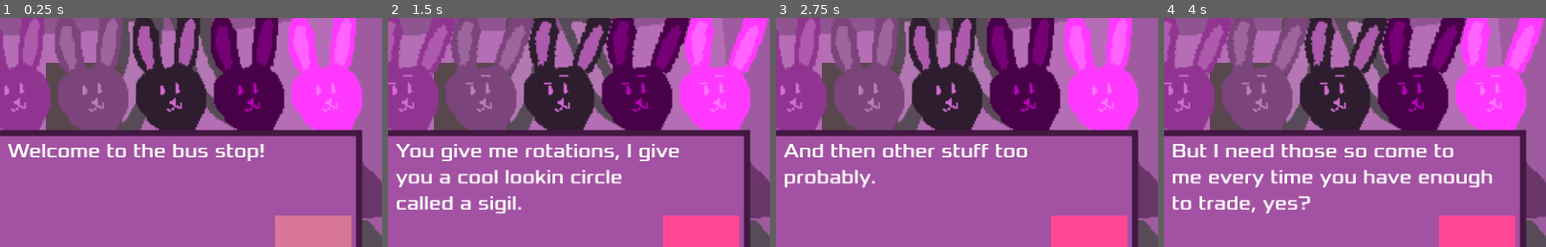
Above: before the commit, frames 1-4 (left to right).
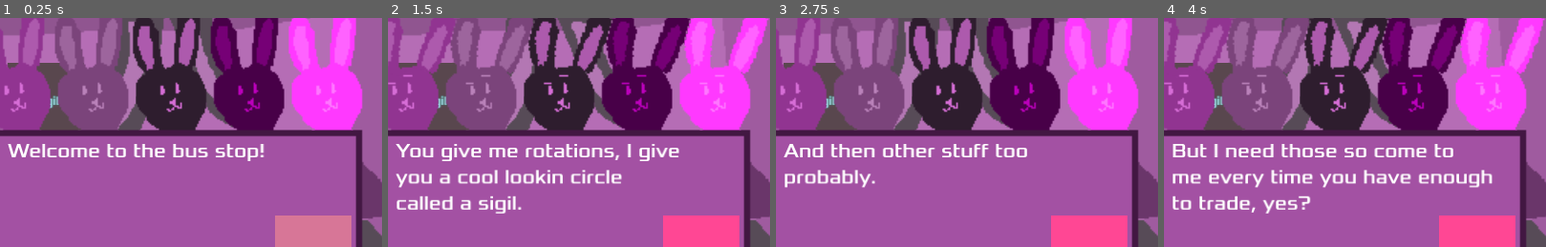
Above: after the commit, the same moments.

Repository: ultwoomy/Temporal-Wheel
Game: Godot game, scene res://Scenes/VoidSpaceStop.tscn
Two runs of this game, one before a commit and one after it. Both use one fixed random seed, a clock stepped at 60 frames per second and the inputs below. This scene is started directly instead of the project's main scene.
Inputs:
- Up to frame 1 (0.25 s): no input
- Up to frame 2 (1.5 s): click "Next" at 0.5 s; click "Next" at 1.25 s
- Up to frame 3 (2.75 s): click "Next" at 2 s
- Up to frame 4 (4 s): tap Enter at 2.75 s; tap Space at 3.5 s
The pictures show only the part of the screen within x 29-79%, y 24-74%; the shares and areas given below are measured in that part.

The runs differ from the first frame. In frame 1, 0.4% of the frame differs, in the area x 2-32%, y 19-50%; in frame 2, 0.4%; in frame 3, 0.4%; in frame 4, 0.4%.

Commit message:
more shiet

Diff:
--- a/Scenes/VoidSpaceStop.tscn
+++ b/Scenes/VoidSpaceStop.tscn
@@ -11,6 +11,7 @@
 [ext_resource type="Texture2D" uid="uid://d2a33mt2yv85v" path="res://Sprites/VoidSpace/sigil_bunny.png" id="10_23qhp"]
 [ext_resource type="Script" path="res://Scripts/VoidSpace/SigilShopManage.gd" id="10_f5fk2"]
 [ext_resource type="Texture2D" uid="uid://dgsorb7o1m42f" path="res://Sprites/WheelSpace/grey_square.png" id="10_v3y1n"]
+[ext_resource type="SpriteFrames" uid="uid://cj1arsu3uvlgg" path="res://Sprites/sigilSprites.tres" id="12_i8vqs"]
 
 [sub_resource type="StyleBoxFlat" id="StyleBoxFlat_sj4wp"]
 bg_color = Color(0.266667, 0.137255, 0.192157, 1)
@@ -133,6 +134,7 @@
 
 [node name="TutorialBox" type="Container" parent="." node_paths=PackedStringArray("text", "button", "tutScreen", "sigilbut", "busstop", "goback", "sigilshop")]
 process_mode = 3
+layout_mode = 0
 offset_right = 40.0
 offset_bottom = 40.0
 script = ExtResource("8_lvpo8")
@@ -175,12 +177,14 @@
 theme_override_styles/pressed = SubResource("StyleBoxFlat_8yfho")
 theme_override_styles/focus = SubResource("StyleBoxFlat_8yfho")
 
-[node name="SigilShop" type="Container" parent="." node_paths=PackedStringArray("text")]
+[node name="SigilShop" type="Container" parent="." node_paths=PackedStringArray("text", "button", "sigilDisplay")]
 layout_mode = 0
 offset_right = 40.0
 offset_bottom = 40.0
 script = ExtResource("10_f5fk2")
 text = NodePath("Sigiltext")
+button = NodePath("BuySigil")
+sigilDisplay = NodePath("SigilDisplay")
 
 [node name="MaskSigil" type="Sprite2D" parent="SigilShop"]
 modulate = Color(0, 0, 0, 0.690196)
@@ -197,3 +201,11 @@
 [node name="Sigiltext" type="Label" parent="SigilShop"]
 layout_mode = 2
 theme_override_font_sizes/font_size = 25
+
+[node name="BuySigil" type="Button" parent="SigilShop"]
+layout_mode = 2
+
+[node name="SigilDisplay" type="AnimatedSprite2D" parent="SigilShop"]
+position = Vector2(231, 438)
+scale = Vector2(0.51, 0.5)
+sprite_frames = ExtResource("12_i8vqs")
--- a/Scripts/GVars.gd
+++ b/Scripts/GVars.gd
@@ -18,6 +18,7 @@
 @export var sigilCostRot : float
 @export var sigilCostSpinScale : float
 @export var sigilCostRotScale : float
+@export var numberOfSigils : float
 @export_group("R1stats")
 @export var ifhell : bool
 @export var ifheaven : bool
@@ -51,6 +52,7 @@
 	loader.sigilCostRot = sigilCostRot
 	loader.sigilCostSpinScale = sigilCostSpinScale
 	loader.sigilCostRotScale = sigilCostRotScale
+	loader.numberOfSigils = numberOfSigils
 	loader.ifhell = ifhell
 	loader.ifheaven = ifheaven
 	loader.iffirstboot = iffirstboot
@@ -77,6 +79,7 @@
 	sigilCostRot = 20
 	sigilCostSpinScale = 1.2
 	sigilCostRotScale = 3
+	numberOfSigils = 0
 
 func resetR1Stats():
 	ifhell = false
@@ -107,6 +110,7 @@
 	sigilCostSpin = loader.sigilCostSpin
 	sigilCostRotScale = loader.sigilCostRotScale
 	sigilCostSpinScale = loader.sigilCostSpinScale
+	numberOfSigils = loader.numberOfSigils
 	ifhell = loader.ifhell
 	ifheaven = loader.ifheaven
 	iffirstboot = loader.iffirstbot
--- a/Scripts/SaveData.gd
+++ b/Scripts/SaveData.gd
@@ -18,6 +18,7 @@
 @export var sigilCostRot : float
 @export var sigilCostSpinScale : float
 @export var sigilCostRotScale : float
+@export var numberOfSigils : float
 @export var ifhell : bool
 @export var ifheaven : bool
 @export var iffirstboot : bool
@@ -49,6 +50,7 @@
 	sigilCostRot = 20
 	sigilCostSpinScale = 1.2
 	sigilCostRotScale = 3
+	numberOfSigils = 0
 	ifhell = false
 	ifheaven = false
 	iffirstboot = true
--- a/Scripts/VoidSpace/BusStopTut.gd
+++ b/Scripts/VoidSpace/BusStopTut.gd
@@ -24,7 +24,7 @@
 	button.expand_icon = true
 	button.pressed.connect(self._button_pressed)
 	sigilbut.size = Vector2(100,100)
-	sigilbut.position = Vector2(350,200)
+	sigilbut.position = Vector2(300,200)
 	sigilbut.text = "Sigil"
 	sigilbut.pressed.connect(self.opensigilshop)
 	goback.pressed.connect(self._go_back)
--- a/Scripts/VoidSpace/SigilShopManage.gd
+++ b/Scripts/VoidSpace/SigilShopManage.gd
@@ -1,7 +1,118 @@
 extends Node
 @export var text : Label
-
+@export var button : Button
+@export var sigilDisplay : AnimatedSprite2D
+var fmat = preload("res://Scripts/FormatNo.gd")
+var failbought
+var stupids
 # Called when the node enters the scene tree for the first time.
 func _ready():
+	stupids = 0
+	sigilDisplay.hide()
 	text.position = Vector2(450,300)
-	text.text = "Here for a sigil?\nIt'll cost ya:"
+	button.size = Vector2(100,100)
+	button.position = Vector2(800,370)
+	reset()
+	button.pressed.connect(self._button_pressed)
+
+func _button_pressed():
+	if(failbought):
+		reset()
+	else :
+		if(GVars.spin > GVars.sigilCostSpin && GVars.rotations > GVars.sigilCostRot):
+			GVars.spin -= GVars.sigilCostSpin
+			GVars.rotations -= GVars.sigilCostRot
+			GVars.sigilCostSpin = pow(GVars.sigilCostSpin,GVars.sigilCostSpinScale)
+			GVars.sigilCostRot *= GVars.sigilCostRotScale
+			GVars.numberOfSigils += 1
+			if(GVars.numberOfSigils == 1):
+				text.text = "The Packsmith's token!\nUse it to make that grumpy\nold so and so do business\nwith you!"
+			elif(GVars.numberOfSigils == 2):
+				text.text = "A warm candle!\nLights up your entire universe!"
+			elif(GVars.numberOfSigils == 3):
+				text.text = "Reincarnation Ascension!\nI don't know what this does!\nMysteries are fun!"
+			else :
+				text.text = "Use it well!"
+			button.text = "Thx"
+			sigilDisplay.show()
+			sigilDisplay.frame = int(GVars.numberOfSigils - 1)
+			failbought = true
+		else :
+			if(stupids == 0):
+				text.text = "You can't afford that stupid."
+				stupids += 1
+			elif(stupids == 1):
+				text.text = "Guess what? You can't afford that."
+				stupids += 1
+			elif(stupids == 2):
+				text.text = "Yup. Still broke."
+				stupids += 1
+			elif(stupids == 3):
+				text.text = "Not much has changed."
+				stupids += 1
+			elif(stupids == 4):
+				text.text = "You still can't afford that."
+				stupids += 1
+			elif(stupids == 5):
+				text.text = "And you're still stupid."
+				stupids += 1
+			elif(stupids == 6):
+				text.text = "Kidding! You can afford that now!"
+				stupids += 1
+			elif(stupids == 7):
+				text.text = "Not really."
+				stupids += 1
+			elif(stupids == 8):
+				text.text = "But one day you will."
+				stupids += 1
+			elif(stupids == 9):
+				text.text = "Maybe."
+				stupids += 1
+			elif(stupids == 10):
+				text.text = "Do you like secrets?"
+				stupids += 1
+			elif(stupids == 15):
+				text.text = "I think you like secrets."
+				stupids += 1
+			elif(stupids == 20):
+				text.text = "You must have a lot of free time."
+				stupids += 1
+			elif(stupids == 21):
+				text.text = "Good for you. It doesn't last."
+				stupids += 1
+			elif(stupids == 22):
+				text.text = "Oh wait I'm talking to a Chronos here."
+				stupids += 1
+			elif(stupids == 23):
+				text.text = "Now I'm the stupid one."
+				stupids += 1
+			elif(stupids == 24):
+				text.text = "This doesn't make you less broke."
+				stupids += 1
+			elif(stupids == 25):
+				text.text = "Just vaguely annoying."
+				stupids += 1
+			elif(stupids == 100):
+				text.text = "I'm going to stop you here before you\nstart gunning for the integer\nlimit."
+			else:
+				text.text = "I like secrets!"
+				stupids += 1
+			button.text = "Oh"
+			failbought = true
+
+func reset():
+	if(GVars.numberOfSigils > 2):
+		text.text = "We're ready.\nBlow the horn.\nBring about the end."
+		button.hide()
+	else :
+		text.text = "Here for a sigil?\nIt'll cost ya:\n" + get_sci(GVars.sigilCostSpin) + " momentum\n" + get_sci(GVars.sigilCostRot) + " rotations"
+		button.text = "Buy"
+		failbought = false
+
+func get_sci(val):
+	var dispSpin
+	if(val > 1000):
+		dispSpin = fmat.scientific(val,2)
+	else :
+		dispSpin = val
+	return str(dispSpin)
Not shown: 1 places in Scenes/VoidSpaceStop.tscn that only renumber resources
